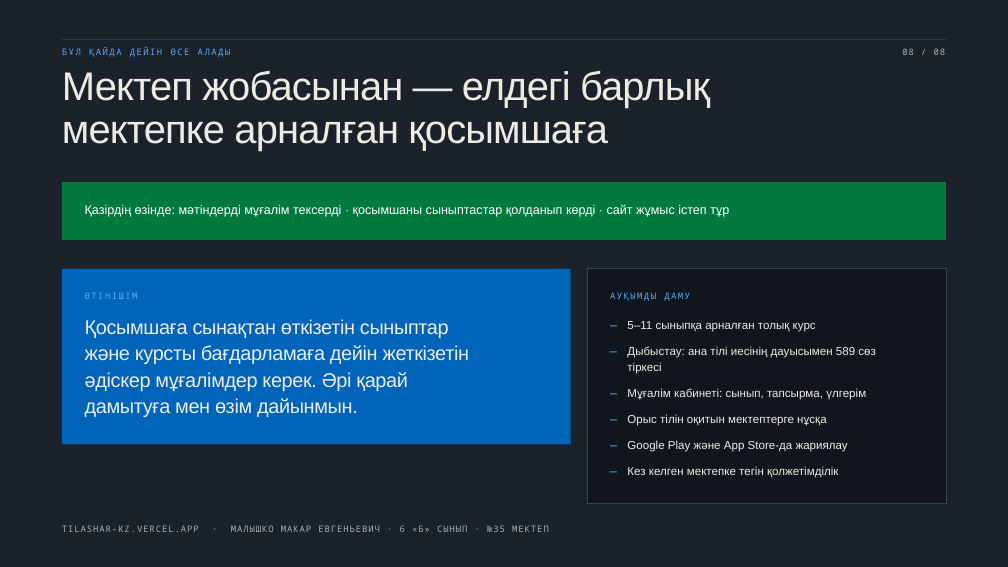
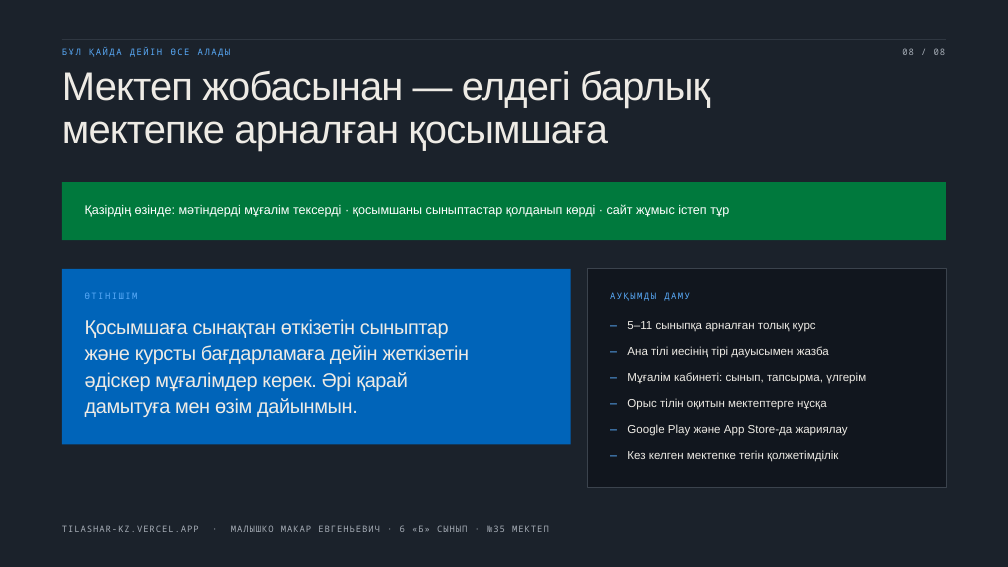
Before and after one commit to s-chaikovskiy/grammarquest-web, a slide deck: slide 8 of презентация/Тілашар-қорғау.pptx. Drawn at 1008x567 pixels with LibreOffice and Linux fonts; fonts in the diff are those of the drawing. Boxes give left, top, right and bottom in pixels: in the first picture for what was removed or moved away, otherwise in the second. Text is boxed around its words. In the diff, an @@ line names an element or a change of style, - is before the commit and + after.

```diff
--- a/презентация/Тілашар-қорғау.pptx
+++ b/презентация/Тілашар-қорғау.pptx
@@ rectangle: place and size @@
-rectangle at <box>588,269,946,504</box>
+rectangle at <box>588,269,946,488</box>
@@ text at <box>627,346,829,358</box>: text changed @@
-Дыбыстау: ана тілі иесінің дауысымен 589 сөз
-тіркесі
+Ана тілі иесінің тірі дауысымен жазба
@@ 8 texts: place and size @@
-8 texts at <box>610,384,866,485</box>
+8 texts at <box>610,368,866,468</box>
```
Also in this commit, not shown: 3 other slides changed, 25 other files.
